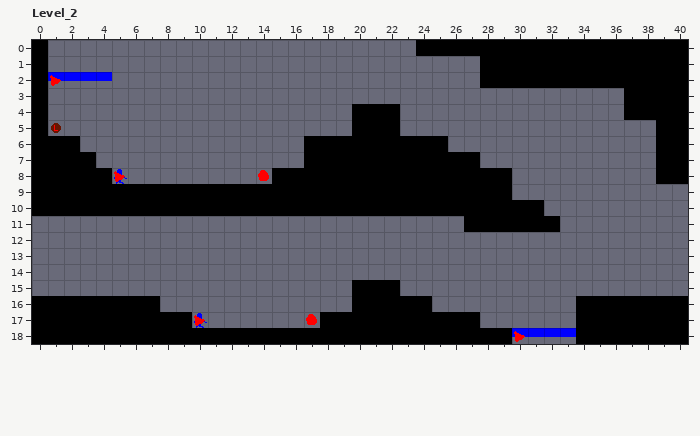
LDtk project: Assets/Game/World/LDtk/Forest.ldtk. Above is the file before it was changed.
Cells are 16x16 px. Shown: Level_2 x 0..40, y 0..18. The commit also changed other parts of the map, which this record leaves out.
Now the later version:
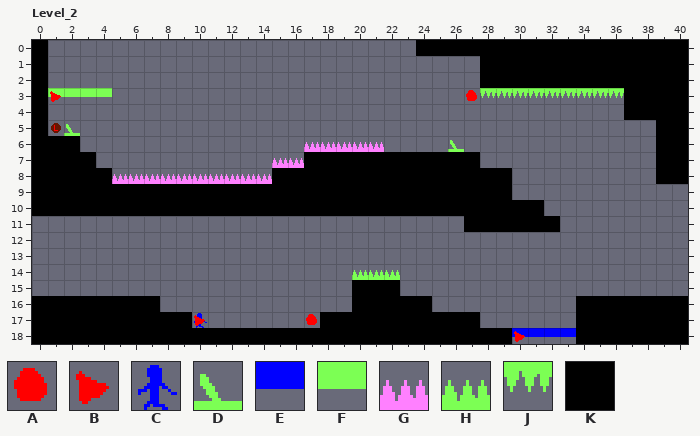
Key: from "Controls": A 4, B 8; from "Entities": C 0, D 2, E 3, F 5, G 7, H 8, J 14; from "Ground": K 0.
_ is an empty cell.
Edits made:
Layer "Ground":
y 4..5: x 20..22 KKK -> ___
y 6: x 17..25 KKKKKKKKK -> _________
Layer "Entities":
y 2: x 1..4 EEEE -> ____
y 3: x 1..4 ____ -> FFFF; x 28..36 _________ -> JJJJJJJJJ
y 5: x 2 _ -> D
y 6: x 17..21 _____ -> GGGGG; x 26 _ -> D
y 7: x 15..16 __ -> GG
y 8: x 5..14 C_________ -> GGGGGGGGGG
y 14: x 20..22 ___ -> HHH
Layer "Controls":
y 2: x 1 B -> _
y 3: x 1 _ -> B; x 27 _ -> A
y 8: x 5 B -> _; x 14 A -> _
Boxes around the changes in both pictures, in picture pixels (x1, y1, x2, y2):
changed: (48, 72, 112, 102)
added: (466, 88, 624, 101)
changed: (112, 104, 464, 184)
added: (64, 124, 80, 136)
added: (352, 270, 400, 280)
